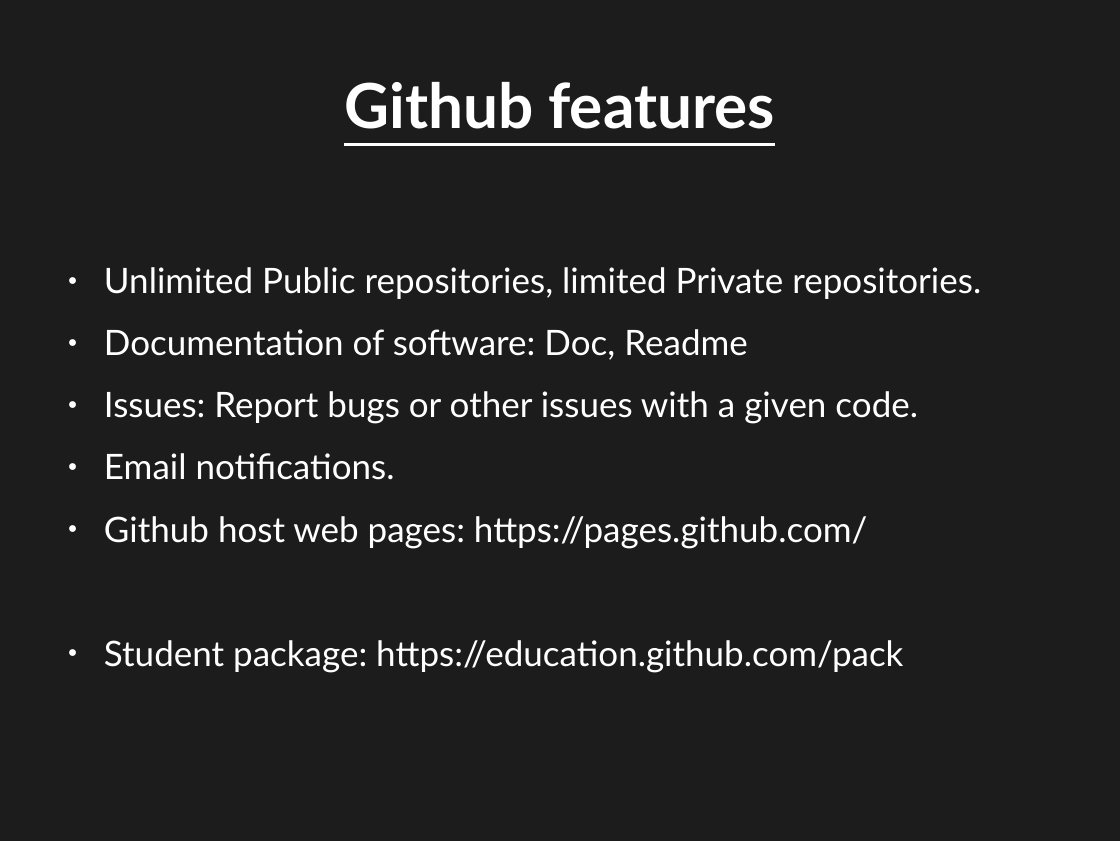
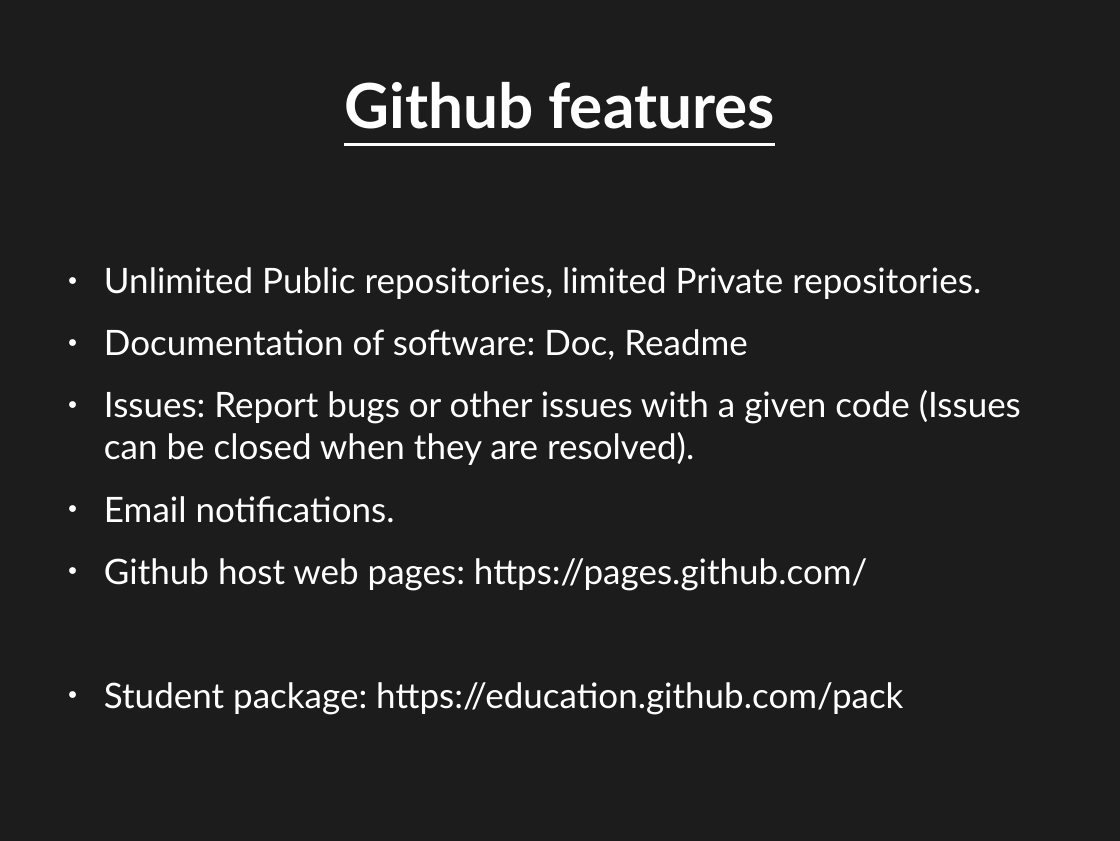
Before and after one commit to jngaravitoc/github_hands_on, a slide deck: slide 6 of git.odp. Drawn at 1120x841 pixels with LibreOffice and Linux fonts; fonts in the diff are those of the drawing. Boxes give left, top, right and bottom in pixels: in the first picture for what was removed or moved away, otherwise in the second. Text is boxed around its words. In the diff, an @@ line names an element or a change of style, - is before the commit and + after.

```diff
--- a/git.odp
+++ b/git.odp
@@ text at [104, 390, 1021, 465]: text changed @@
-● Issues: Report bugs or other issues with a given code.
+● Issues: Report bugs or other issues with a given code (Issues can be closed when they are resolved).
```
Also in this commit, not shown: 8 other slides changed, 1 other file.
